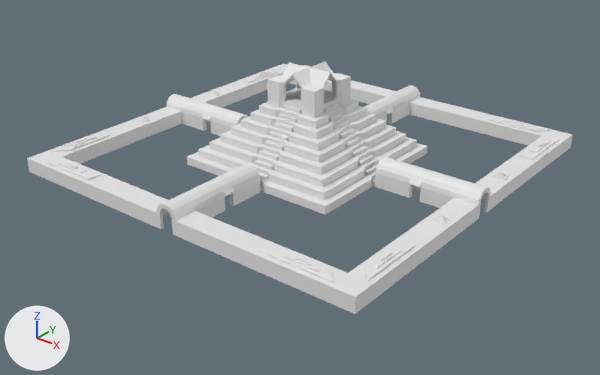
Renders of the Blender file Blender/PO Models/Treacherous Treasure Trot/Ruins/ruins_model.blend from each side of a commit.
Both versions are drawn from a 50 mm lens placed at (227.0, -291.0, 163.0), pointed at (6.0, -14.0, -8.0). Arrows for +X, +Y and +Z are at lower left; the lights stay in place.

Script lines for the objects in view, before the commit:
```python
me_cube_009 = bpy.data.meshes.new('Cube.009')
me_cube_009.from_pydata(...)  # 410 vertices, 360 faces; spans x 0.0..20.9, y -20.9..0.0, z -1.0..22.0
me_cube_009.materials.append(mat_material)  # white #e7e7e7
me_cube_016 = bpy.data.meshes.new('Cube.016')
me_cube_016.from_pydata(...)  # 254 vertices, 242 faces; spans x 0.0..93.2, y -93.2..0.0, z -0.2..12.5
ob_cube_009 = bpy.data.objects.new('Cube.009', me_cube_009)
ob_cube_009.location = (0.0, 0.0, 2.0)
ob_cube_009.scale = (2.0, 2.0, 2.0)
_m = ob_cube_009.modifiers.new('Mirror', 'MIRROR')
_m.use_axis = (True, True, False)
_m.use_clip = True
ob_cube_010 = bpy.data.objects.new('Cube.010', me_cube_016)
ob_cube_010.location = (0.0, 0.0, 0.0)
_m = ob_cube_010.modifiers.new('Mirror', 'MIRROR')
_m.use_axis = (True, True, False)
_m.use_clip = True
```
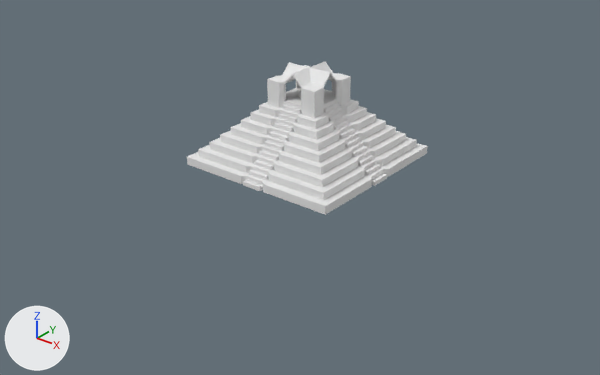
Pixel boxes (x1, y1, x2, y2) of what changed, in the pictures (600 x 375 px):
'Cube.010', hidden
    before: (27, 64, 573, 314)

Edits to the bpy script that builds the scene:
```text
Change ob_cube_010:
    add ob_cube_010.hide_set(True)  # its collection is switched off
```
